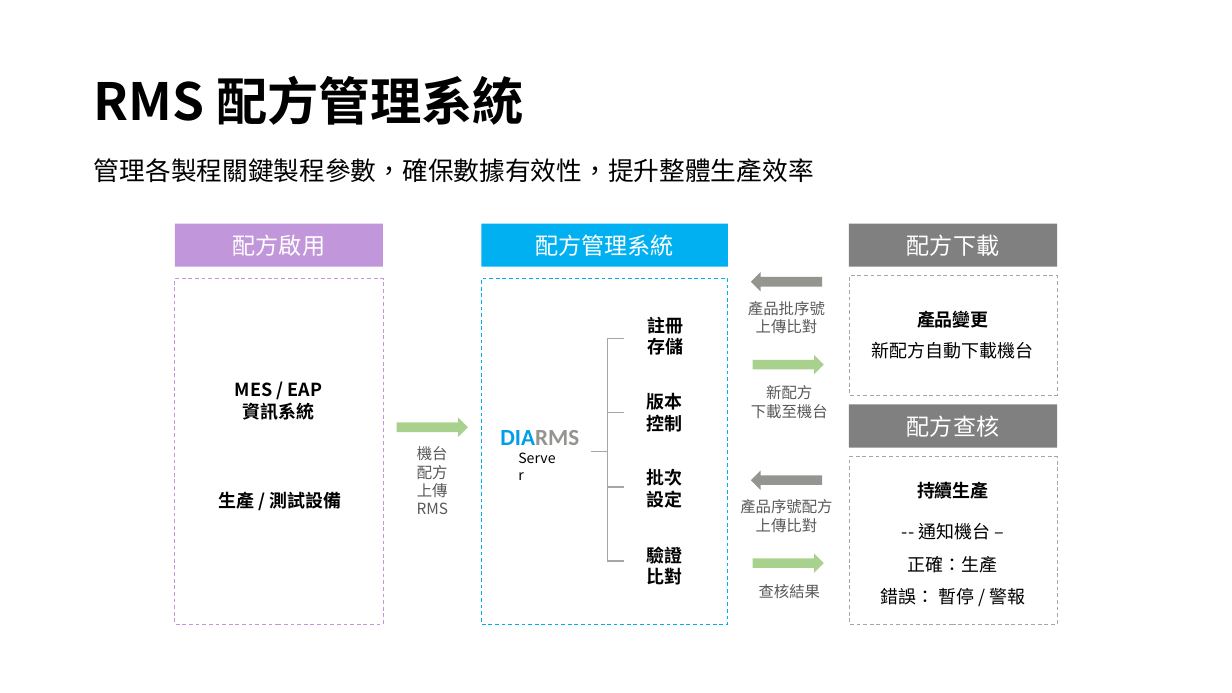
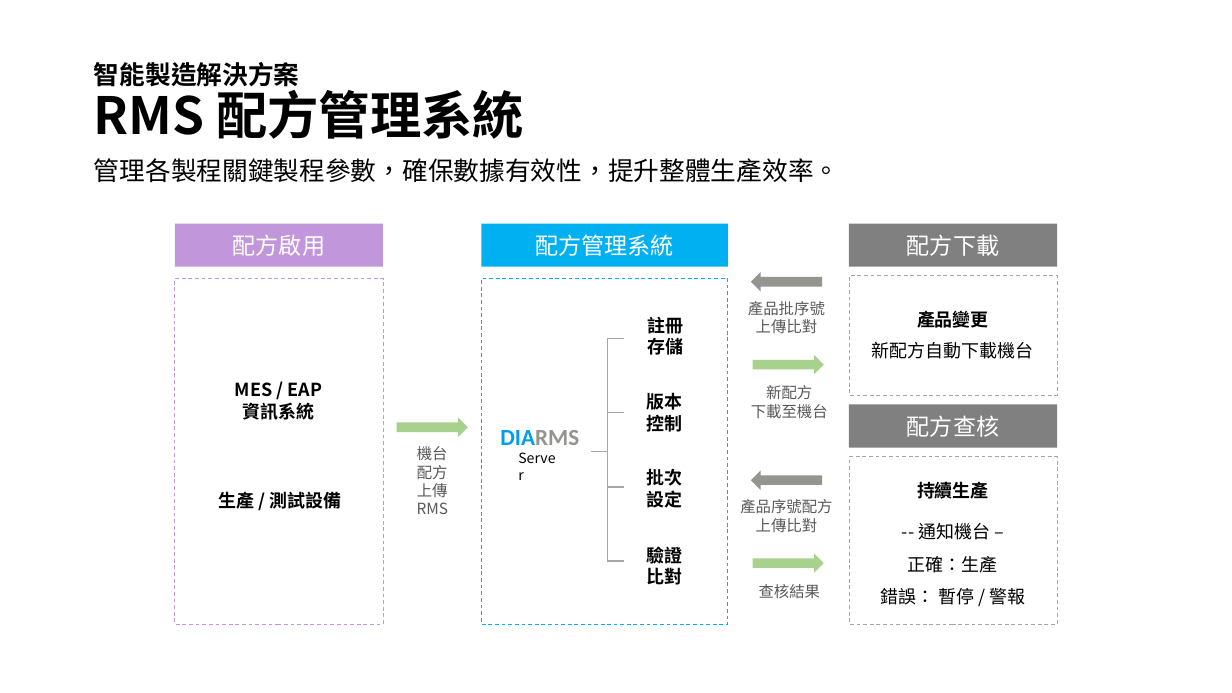
Before and after one commit to jenniecheng1995/TEST, a slide deck: slide 5 of 123.pptx (slide 4 before the commit). Drawn at 1232x693 pixels with LibreOffice and Linux fonts; fonts in the diff are those of the drawing. Boxes give left, top, right and bottom in pixels: in the first picture for what was removed or moved away, otherwise in the second. Text is boxed around its words. In the diff, an @@ line names an element or a change of style, - is before the commit and + after.

```diff
--- a/123.pptx
+++ b/123.pptx
@@ title at (94,62,524,139): text changed @@
-RMS 配方管理系統
+智能製造解決方案
+RMS 配方管理系統
@@ text at (94,158,840,182): text changed @@
-管理各製程關鍵製程參數，確保數據有效性，提升整體生產效率
+管理各製程關鍵製程參數，確保數據有效性，提升整體生產效率。
```
Also in this commit, not shown: 4 other slides changed, 1 slide added.
